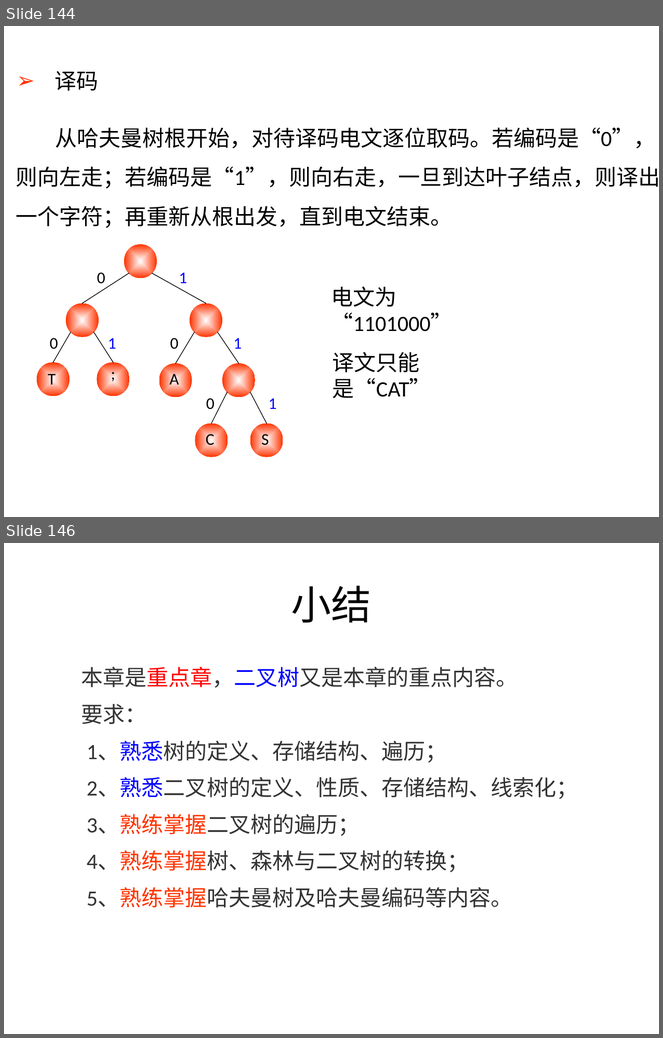
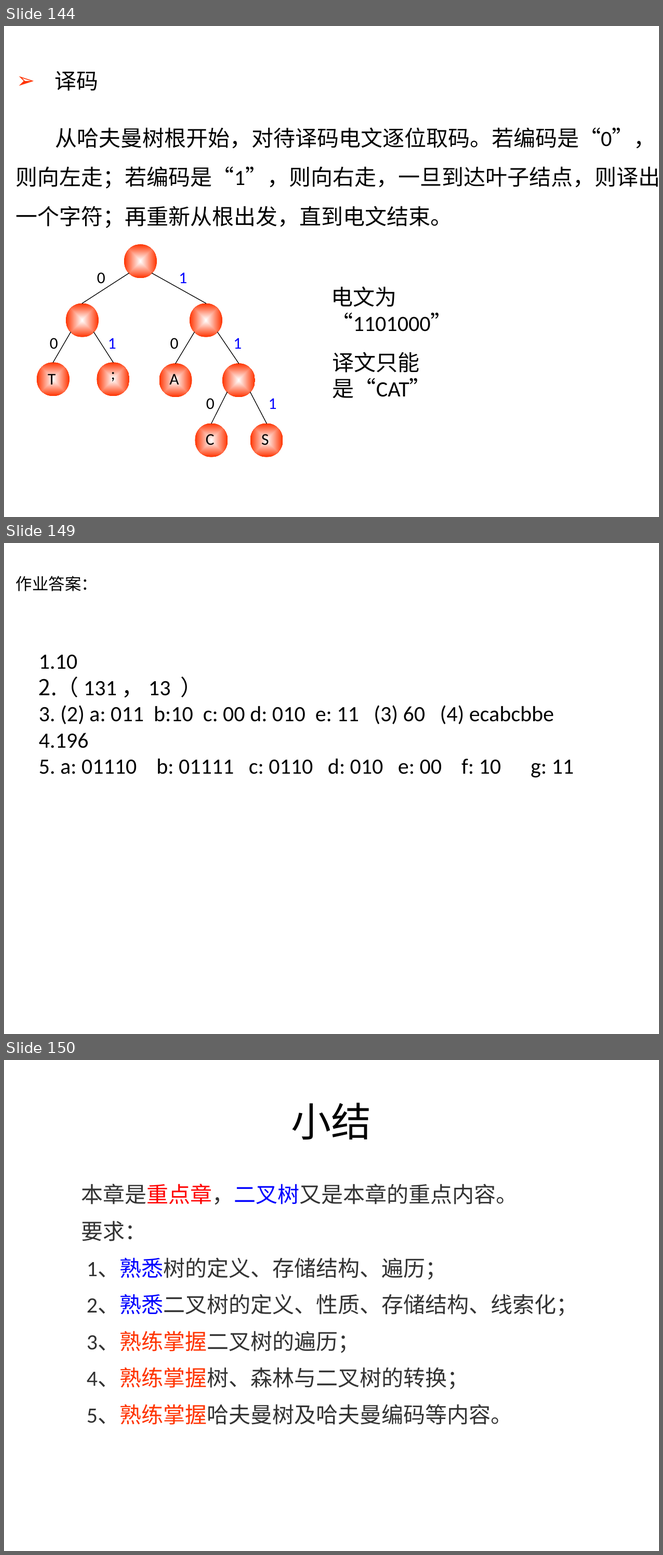
Before and after one commit to Gempittance/Data_Structur_Build, a slide deck: 数据结构PPT/ds6.pptx. Shown one above the other, each under a label of ours: slides 144 and 146 before the commit, slides 144, 149 and 150 after it; the slides between them are not shown. The pictures are 663x1038 and 663x1555 pixels, drawn with LibreOffice and Linux fonts; fonts in the diff are those of the drawing. Boxes give left, top, right and bottom in pixels: in the first picture for what was removed or moved away, otherwise in the second. Text is boxed around its words. In the diff, an @@ line names an element or a change of style, - is before the commit and + after.

```diff
--- a/数据结构PPT/ds6.pptx
+++ b/数据结构PPT/ds6.pptx
@@ slide 149 added at bbox=[4, 543, 659, 1034], background #FFFFFF @@
@@ text added at bbox=[16, 576, 98, 591], 18 pt, text #000000 @@
+作业答案：
@@ text added at bbox=[39, 654, 574, 778], 24 pt, text #000000 @@
+1. 10
+2. （ 131 ， 13 ）
+3. (2) a: 011 b:10 c: 00 d: 010 e: 11 (3) 60 (4) ecabcbbe
+4. 196
+5. a: 01110 b: 01111 c: 0110 d: 010 e: 00 f: 10 g: 11
@@ what was slide 146 is now slide 150 @@
```
Also in this commit, not shown: 2 slides changed, 3 other slides added.
